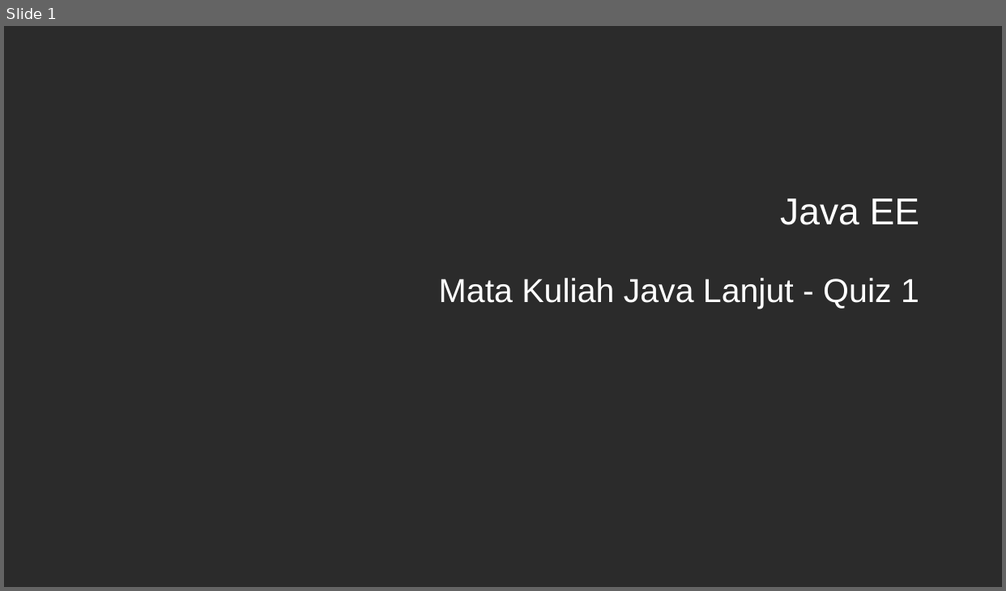
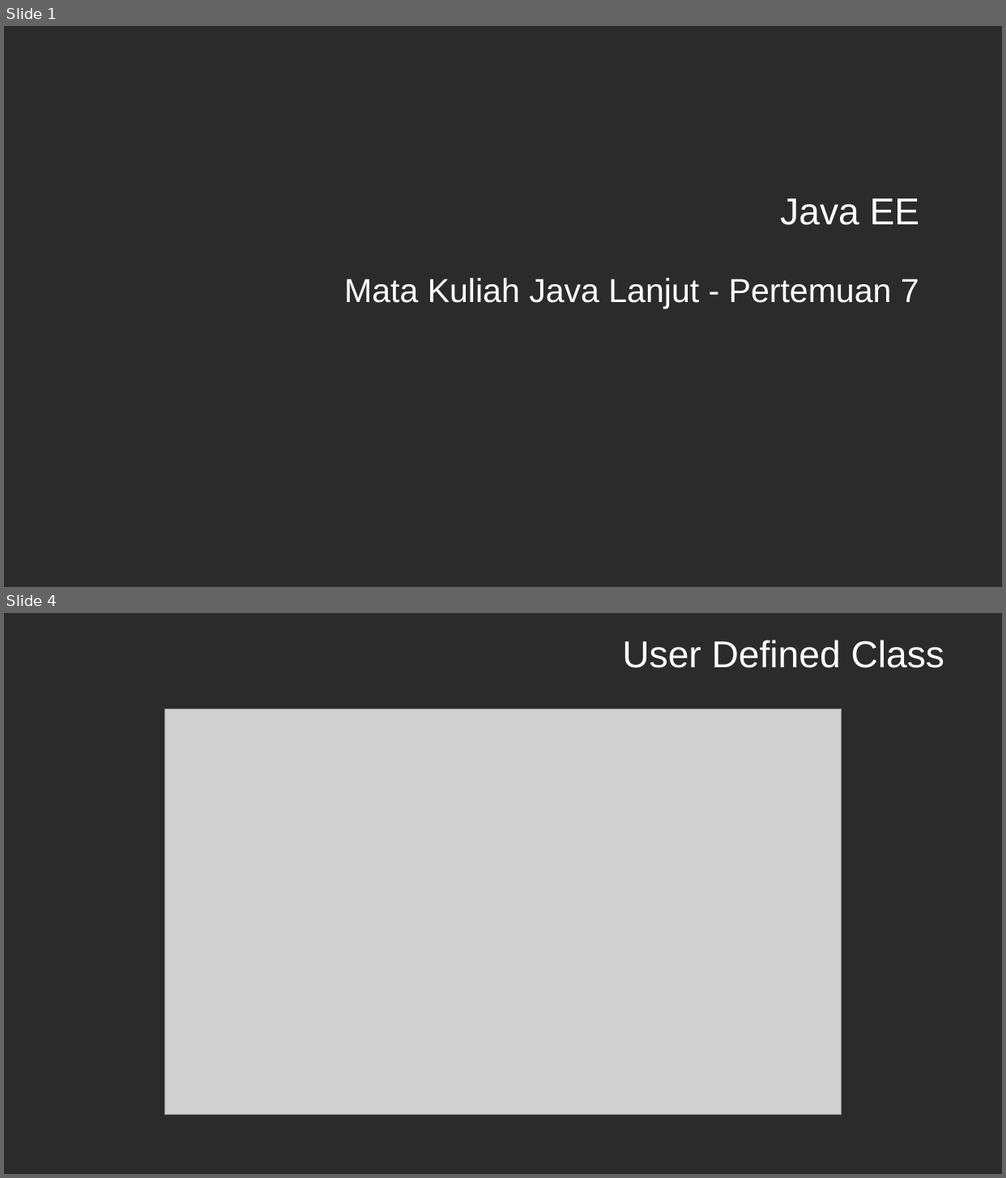
Before and after one commit to ruang-belajar/java-ee, a slide deck: docs/res/Java EE - Pertemuan 7.pptx. Shown one above the other, each under a label of ours: slide 1 before the commit, slides 1 and 4 after it; the slides between them are not shown. The pictures are 1006x591 and 1006x1178 pixels, drawn with LibreOffice and Linux fonts; fonts in the diff are those of the drawing; grey boxes stand for pictures; background and template pictures are left out; a plain dark background stands for a picture behind light text. Boxes give left, top, right and bottom in pixels: in the first picture for what was removed or moved away, otherwise in the second. Text is boxed around its words. In the diff, an @@ line names an element or a change of style, - is before the commit and + after.

```diff
--- a/docs/res/Java EE - Pertemuan 7.pptx
+++ b/docs/res/Java EE - Pertemuan 7.pptx
@@ slide 4 added at bbox=[4, 613, 1002, 1174], background picture (left out) @@
@@ title added at bbox=[622, 640, 944, 668], 36 pt, text #FFFFFF @@
+User Defined Class
@@ picture added at bbox=[165, 709, 841, 1114] @@
@@ slide 1 changed as well @@
@@ subtitle at bbox=[344, 278, 919, 309]: text changed @@
-Mata Kuliah Java Lanjut - Quiz 1
+Mata Kuliah Java Lanjut - Pertemuan 7
```
Also in this commit, not shown: 13 other slides added, 3 slides removed, 5 other files.
